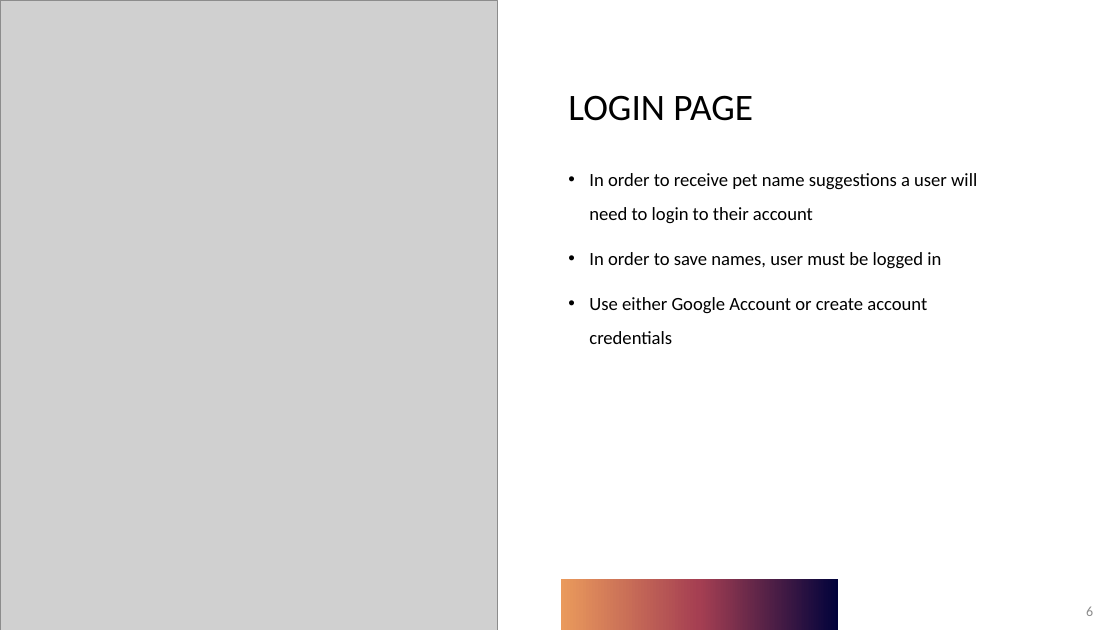
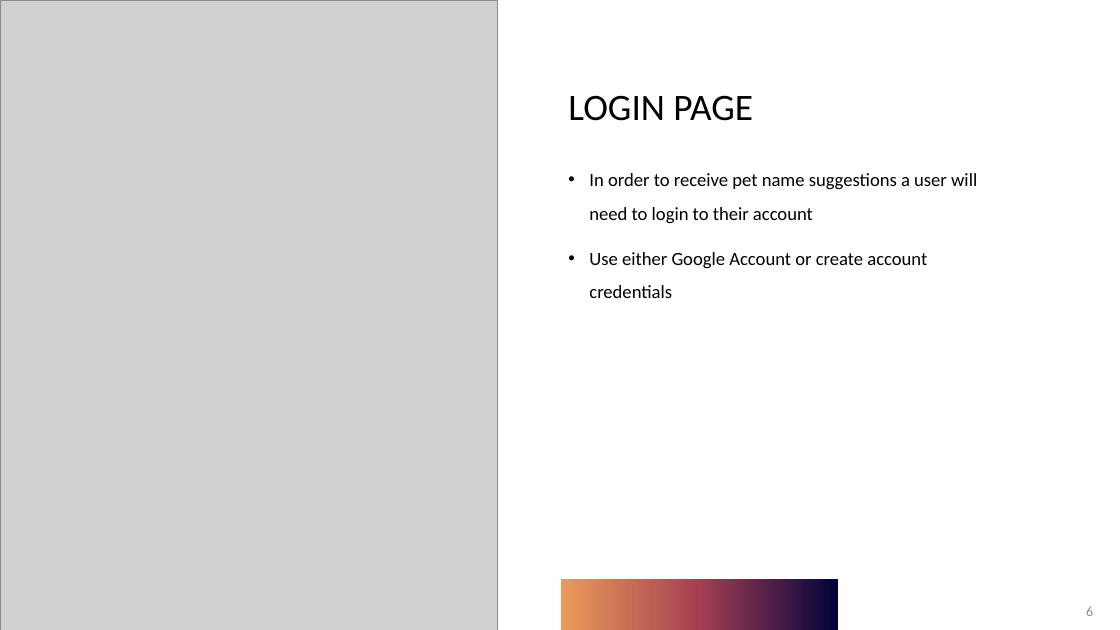
Before and after one commit to adriaonline/CPT200SP24-Team1, a slide deck: slide 6 of Phase 2 Docs/Phase 2 - Presentation.pptx. Drawn at 1120x630 pixels with LibreOffice and Linux fonts; fonts in the diff are those of the drawing; grey boxes stand for pictures. Boxes give left, top, right and bottom in pixels: in the first picture for what was removed or moved away, otherwise in the second. Text is boxed around its words. In the diff, an @@ line names an element or a change of style, - is before the commit and + after.

```diff
--- a/Phase 2 Docs/Phase 2 - Presentation.pptx
+++ b/Phase 2 Docs/Phase 2 - Presentation.pptx
@@ text at (589, 252, 941, 269): paragraph removed @@
-• In order to save names, user must be logged in
```
Also in this commit, not shown: 6 other slides changed, 6 other files.
